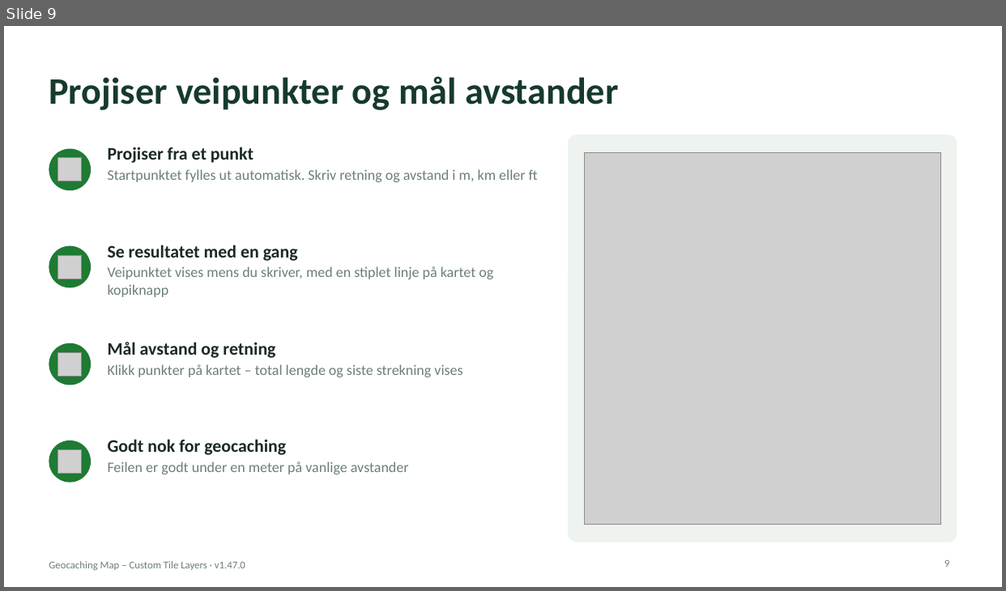
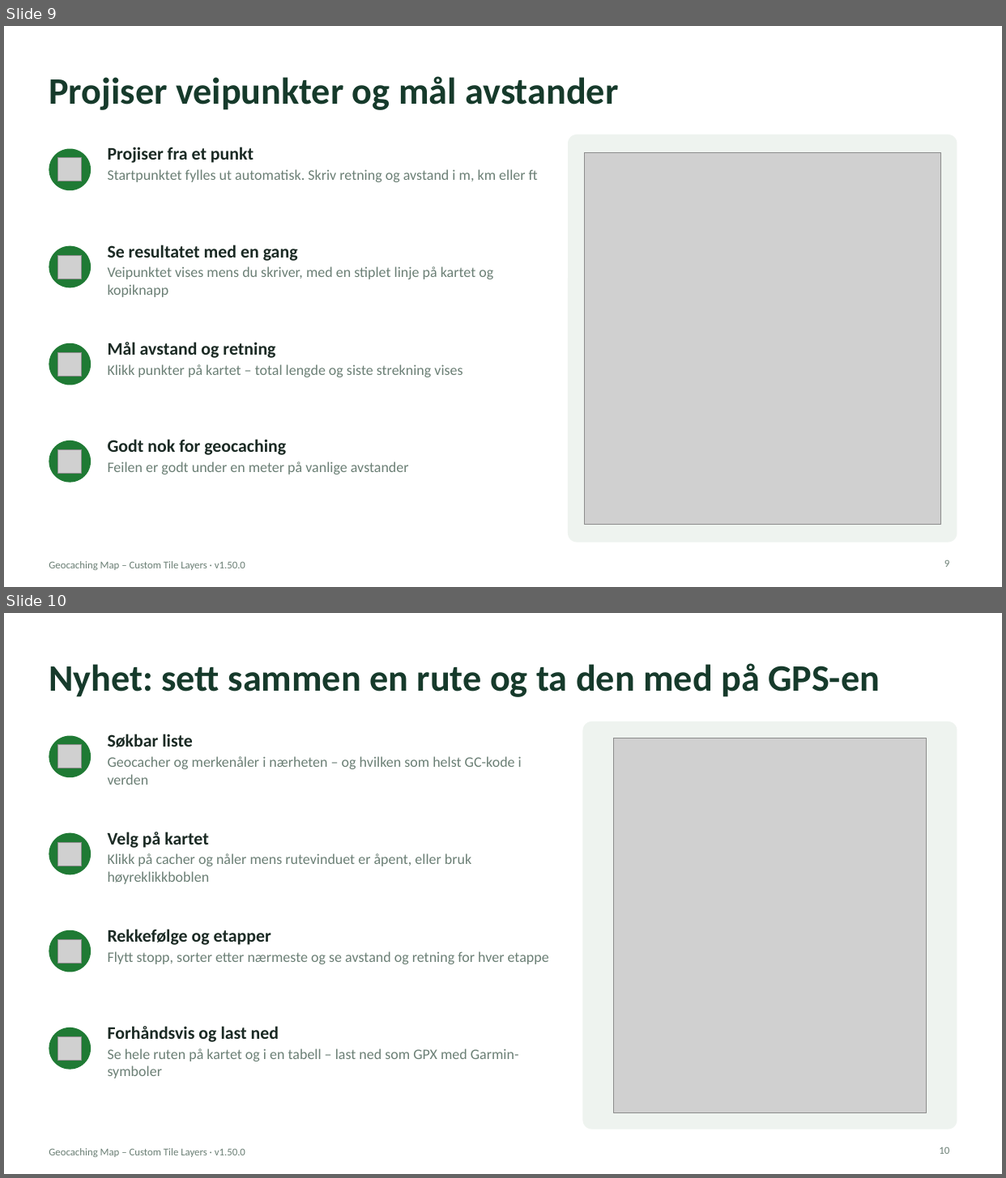
Before and after one commit to knutos/custom-tiles, a slide deck: docs/Geocaching-Map-Custom-Tile-Layers-Presentasjon.pptx. Shown one above the other, each under a label of ours: slide 9 before the commit, slides 9 and 10 after it. The pictures are 1006x591 and 1006x1178 pixels, drawn with LibreOffice and Linux fonts; fonts in the diff are those of the drawing; grey boxes stand for pictures. Boxes give left, top, right and bottom in pixels: in the first picture for what was removed or moved away, otherwise in the second. Text is boxed around its words. In the diff, an @@ line names an element or a change of style, - is before the commit and + after.

```diff
--- a/docs/Geocaching-Map-Custom-Tile-Layers-Presentasjon.pptx
+++ b/docs/Geocaching-Map-Custom-Tile-Layers-Presentasjon.pptx
@@ slide 10 added at <box>4,613,1002,1174</box>, background #FFFFFF; not listed: 1 template element that a slide beside it also shows @@
@@ title added at <box>49,663,880,697</box>, 36 pt, text #163A2B, bold @@
+Nyhet: sett sammen en rute og ta den med på GPS-en
@@ text added at <box>108,734,522,785</box>, 14 pt, text #6B7F75 @@
+Søkbar liste
+Geocacher og merkenåler i nærheten – og hvilken som helst GC-kode i verden
@@ rounded rectangle added at <box>582,722,957,1130</box>, fill #EEF3EF @@
@@ ellipse added at <box>49,736,91,777</box>, fill #1F7A34 @@
@@ picture added at <box>58,745,81,768</box> @@
@@ picture added at <box>614,738,927,1113</box> @@
@@ ellipse added at <box>49,833,91,875</box>, fill #1F7A34 @@
@@ picture added at <box>58,842,81,865</box> @@
@@ text added at <box>108,832,471,884</box>, 14 pt, text #6B7F75 @@
+Velg på kartet
+Klikk på cacher og nåler mens rutevinduet er åpent, eller bruk høyreklikkboblen
@@ ellipse added at <box>49,931,91,973</box>, fill #1F7A34 @@
@@ picture added at <box>58,939,81,963</box> @@
@@ text added at <box>108,929,549,965</box>, 14 pt, text #6B7F75 @@
+Rekkefølge og etapper
+Flytt stopp, sorter etter nærmeste og se avstand og retning for hver etappe
@@ ellipse added at <box>49,1028,91,1070</box>, fill #1F7A34 @@
@@ picture added at <box>58,1037,81,1060</box> @@
@@ text added at <box>108,1026,519,1079</box>, 14 pt, text #6B7F75 @@
+Forhåndsvis og last ned
+Se hele ruten på kartet og i en tabell – last ned som GPX med Garmin-symboler
@@ page number added at <box>939,1148,949,1154</box>, 10 pt, text #6B7F75 @@
+10
@@ slide 9 changed as well @@
@@ text at <box>49,561,245,570</box>: text changed @@
-Geocaching Map – Custom Tile Layers · v1.47.0
+Geocaching Map – Custom Tile Layers · v1.50.0
```
Also in this commit, not shown: 13 other slides changed, 9 other files.
